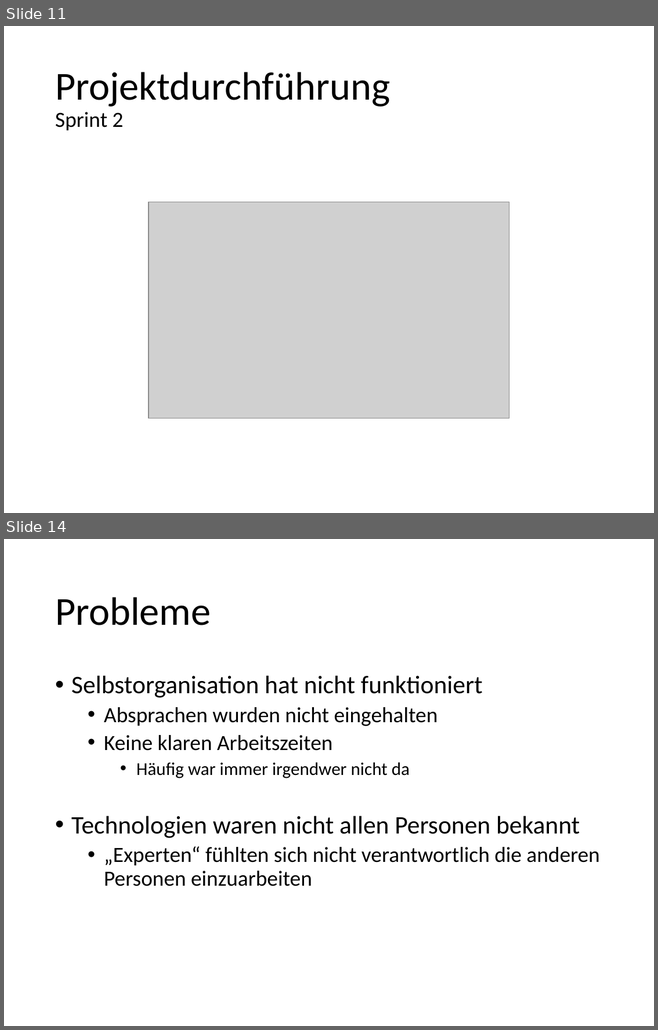
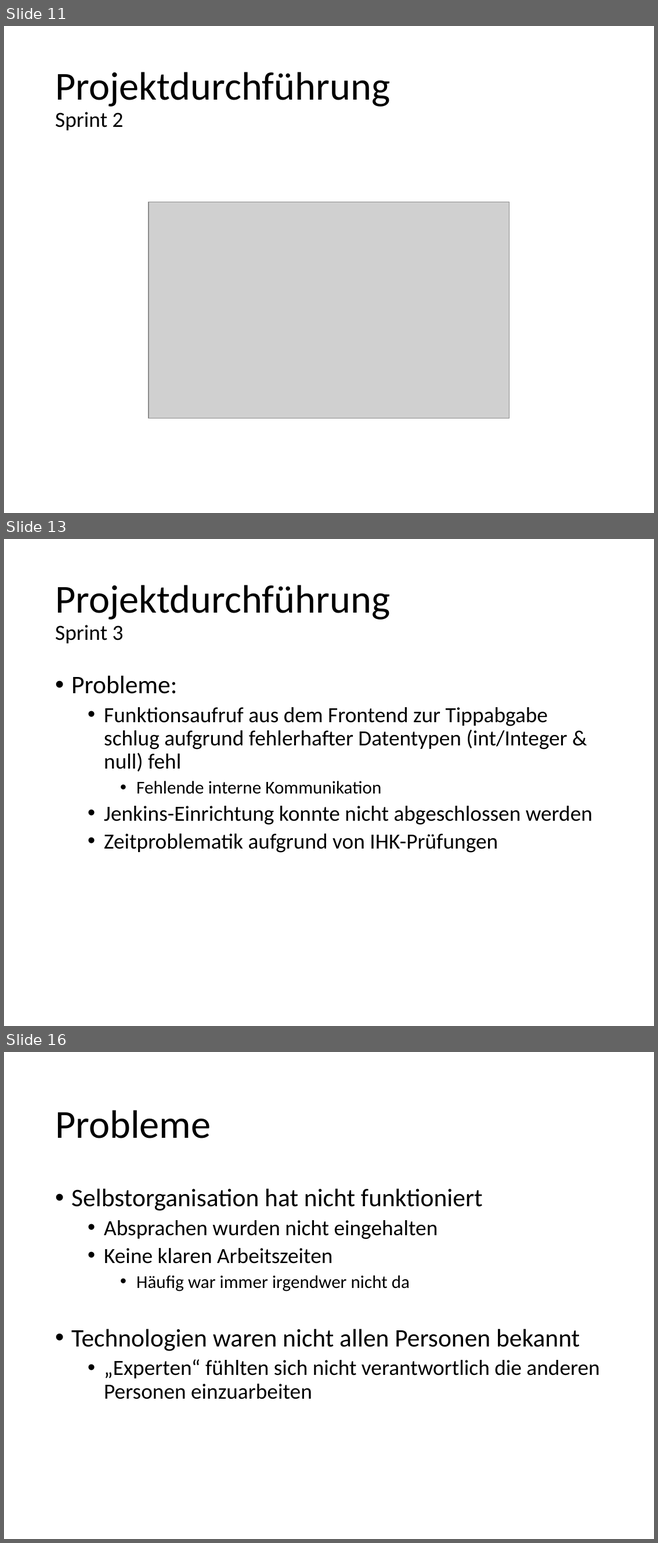
Before and after one commit to kickvinwl/kickvinwl, a slide deck: dokumente/Abschlusspräsentation.pptx. Shown one above the other, each under a label of ours: slides 11 and 14 before the commit, slides 11, 13 and 16 after it; the slides between them are not shown. The pictures are 658x1030 and 658x1543 pixels, drawn with LibreOffice and Linux fonts; fonts in the diff are those of the drawing; grey boxes stand for pictures. Boxes give left, top, right and bottom in pixels: in the first picture for what was removed or moved away, otherwise in the second. Text is boxed around its words. In the diff, an @@ line names an element or a change of style, - is before the commit and + after.

Commit message:
Sprint 3

```diff
--- a/dokumente/Abschlusspräsentation.pptx
+++ b/dokumente/Abschlusspräsentation.pptx
@@ slide 13 added at [4, 539, 654, 1026], background #FFFFFF @@
@@ title added at [55, 585, 390, 643], 44 pt, text #000000 @@
+Projektdurchführung
+Sprint 3
@@ text added at [71, 675, 592, 853], 24 pt, text #000000 @@
+• Probleme:
+  • Funktionsaufruf aus dem Frontend zur Tippabgabe schlug aufgrund fehlerhafter Datentypen (int/Integer & null) fehl
+    • Fehlende interne Kommunikation
+  • Jenkins-Einrichtung konnte nicht abgeschlossen werden
+  • Zeitproblematik aufgrund von IHK-Prüfungen
@@ what was slide 14 is now slide 16 @@
```
Also in this commit, not shown: 2 slides changed, 1 other slide added.
